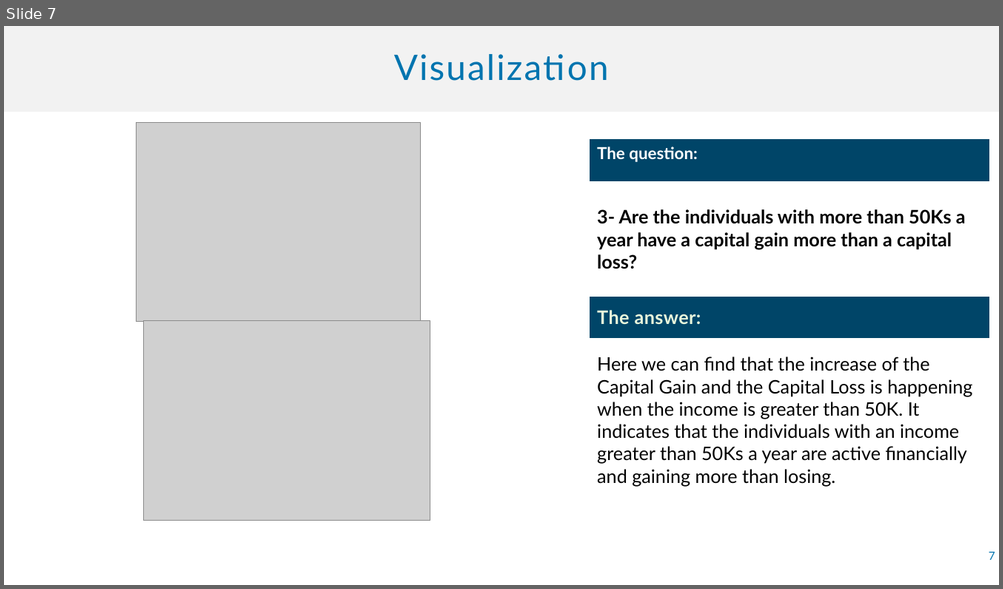
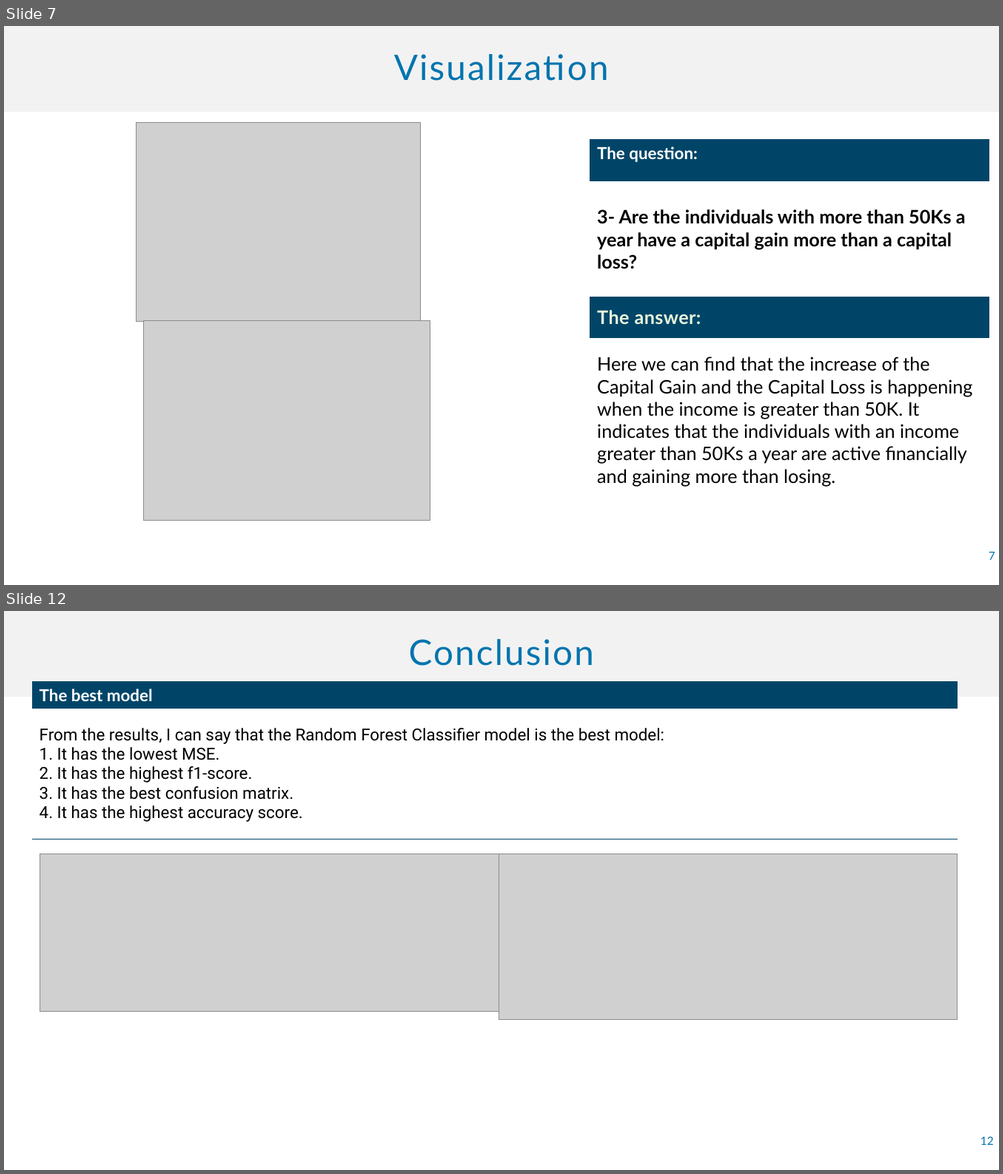
Before and after one commit to alihht/Tuwaiq_project, a slide deck: A Tuwaiq Data Science Bootcamp Project.pptx. Shown one above the other, each under a label of ours: slide 7 before the commit, slides 7 and 12 after it; the slides between them are not shown. The pictures are 1003x589 and 1003x1174 pixels, drawn with LibreOffice and Linux fonts; fonts in the diff are those of the drawing; grey boxes stand for pictures. Boxes give left, top, right and bottom in pixels: in the first picture for what was removed or moved away, otherwise in the second. Text is boxed around its words. In the diff, an @@ line names an element or a change of style, - is before the commit and + after.

```diff
--- a/A Tuwaiq Data Science Bootcamp Project.pptx
+++ b/A Tuwaiq Data Science Bootcamp Project.pptx
@@ slide 12 added at (x1=4, y1=611, x2=999, y2=1170), background #FFFFFF @@
@@ title added at (x1=409, y1=639, x2=594, y2=666), 34 pt, text #0074AF @@
+Conclusion
@@ table added at (x1=31, y1=682, x2=957, y2=840), 2 rows, 1 columns @@
+The best model
+From the results, I can say that the Random Forest Classifier model is the best model: / 1. It has the lowest MSE. / 2. It has the highest f1-score. / 3. It has the best confusion matrix. / 4. It has the highest accuracy score.
@@ picture added at (x1=40, y1=854, x2=498, y2=1011) @@
@@ picture added at (x1=498, y1=854, x2=958, y2=1020) @@
@@ page number added at (x1=980, y1=1137, x2=993, y2=1145), 11 pt, text #0074AF @@
+12
```
Also in this commit, not shown: 5 other slides added.
